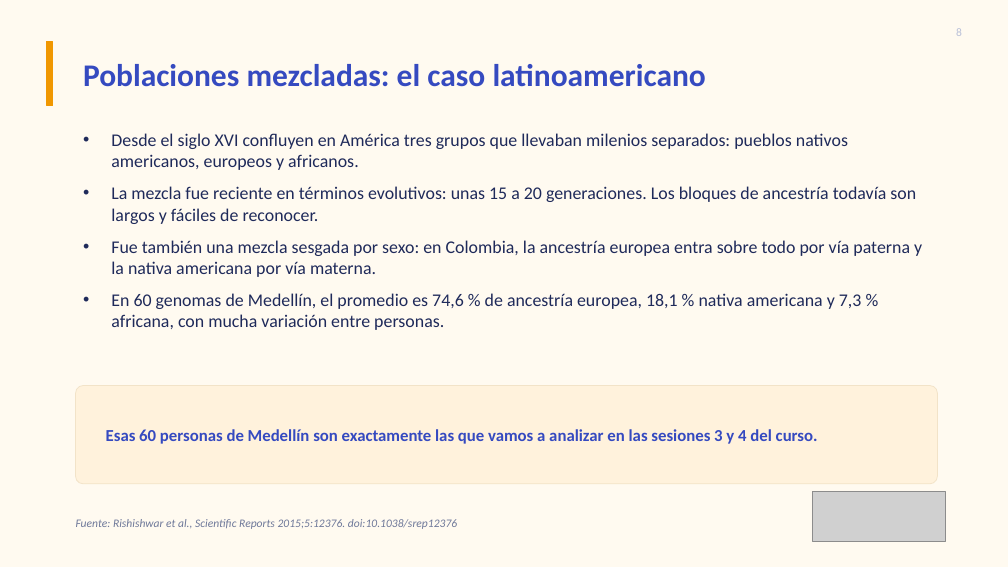
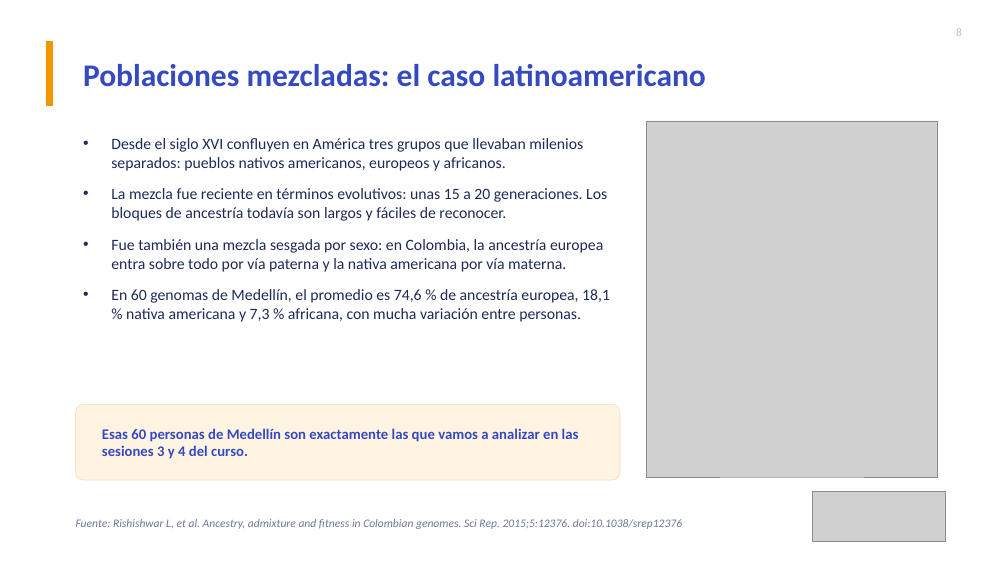
Before and after one commit to YTZ27/curso-ancestria, a slide deck: slide 8 of teoria/Modulo_1_Fundamentos.pptx. Drawn at 1008x567 pixels with LibreOffice and Linux fonts; fonts in the diff are those of the drawing; grey boxes stand for pictures. Boxes give left, top, right and bottom in pixels: in the first picture for what was removed or moved away, otherwise in the second. Text is boxed around its words. In the diff, an @@ line names an element or a change of style, - is before the commit and + after.

```diff
--- a/teoria/Modulo_1_Fundamentos.pptx
+++ b/teoria/Modulo_1_Fundamentos.pptx
@@ background #FFFAF0 to #FFFFFF @@
@@ text "Desde el siglo XVI confluyen ..." at (111, 138, 610, 322): size 17 to 15 pt; more space between paragraphs @@
@@ picture added at (647, 121, 938, 477) @@
@@ rounded rectangle removed at (76, 386, 938, 484) @@
@@ rounded rectangle added at (76, 405, 620, 480), fill #FFF4E2, outline #F2E3C8 0.75 pt @@
@@ text "Esas 60 personas de Medellín ..." at (102, 428, 579, 459): size 16 to 14 pt @@
@@ text at (76, 519, 682, 529): text changed @@
-Fuente: Rishishwar et al., Scientific Reports 2015;5:12376. doi:10.1038/srep12376
+Fuente: Rishishwar L, et al. Ancestry, admixture and fitness in Colombian genomes. Sci Rep. 2015;5:12376. doi:10.1038/srep12376
```
Also in this commit, not shown: 10 other slides changed, 2 slides added, 3 other files.
